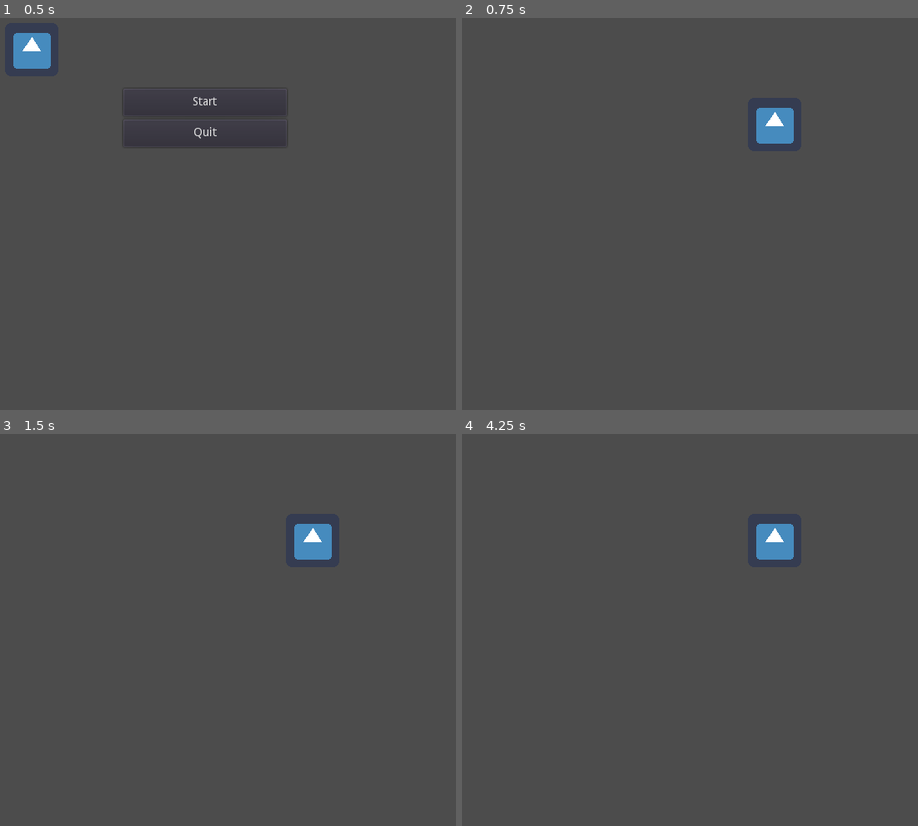
Above: before the commit, frames 1-4 (two rows, left to right).
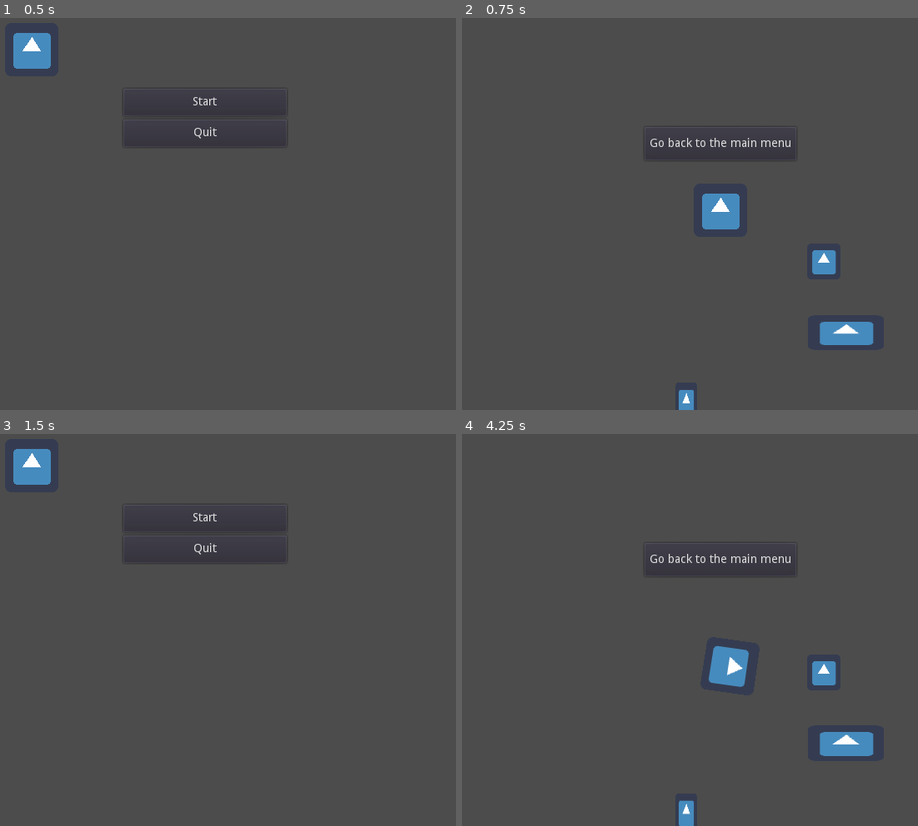
Above: after the commit, the same moments.

Repository: svntax/LD41-C2IG
Game: Godot game, scene res://Scenes/main_menu.tscn
Same seed, same stepped clock (60 frames per second), same inputs: the game is played once before the commit and once after it. The engine's default icon, where the game draws it, is replaced by a stand-in: a white triangle on a blue panel in a dark square.
Inputs (mouse positions are in pixels of both pictures, inside the frame that each line leads up to):
- Up to frame 1 (0.5 s): no input
- Up to frame 2 (0.75 s): click "Start" at 0.5 s
- Up to frame 3 (1.5 s): click (259, 559) at 1.25 s, where only the run after the commit has a clickable "Go back to the main menu"
- Up to frame 4 (4.25 s): click (667, 520) at 2 s, where only the run after the commit has a clickable "Start"; tap Enter at 2.75 s; hold D (STEER_RIGHT, bound only after the commit) 2.78-3.53 s; tap Space (RIDE_VEHICLE, bound only after the commit) at 2.85, 3.6 s; hold S (BRAKE, bound only after the commit) from 3.53 s (still down)

Frame 1 is identical in both runs. In frame 2, 3.0% of the frame differs, in the area x 41-91%, y 22-100%; in frame 3, 1.7%; in frame 4, 3.1%.

Commit message:
Setup for walking and vehicle controls

Diff:
--- a/Scenes/gameplay.tscn
+++ b/Scenes/gameplay.tscn
@@ -1,43 +1,43 @@
-[gd_scene load_steps=3 format=2]
+[gd_scene load_steps=4 format=2]
 
-[ext_resource path="res://icon.png" type="Texture" id=1]
-[ext_resource path="res://Scenes/pause_menu_ui.tscn" type="PackedScene" id=2]
+[ext_resource path="res://Scenes/player.tscn" type="PackedScene" id=1]
+[ext_resource path="res://icon.png" type="Texture" id=2]
+[ext_resource path="res://Scenes/pause_menu_ui.tscn" type="PackedScene" id=3]
 
-[node name="Game" type="Node2D" index="0"]
+[node name="Game" type="Node2D"]
 
-[node name="Sprite" type="Sprite" parent="." index="0"]
+[node name="PlayerRoot" parent="." index="0" instance=ExtResource( 1 )]
 
-position = Vector2( 385.05, 137.359 )
-texture = ExtResource( 1 )
+position = Vector2( 158.667, 131.944 )
 
-[node name="Camera2D" type="Camera2D" parent="." index="1"]
+[node name="Sprite" type="Sprite" parent="." index="1"]
 
-anchor_mode = 0
-rotating = false
-current = false
-zoom = Vector2( 1, 1 )
-limit_left = -10000000
-limit_top = -10000000
-limit_right = 10000000
-limit_bottom = 10000000
-limit_smoothed = false
-drag_margin_h_enabled = true
-drag_margin_v_enabled = true
-smoothing_enabled = false
-smoothing_speed = 5.0
-offset_v = 0.0
-offset_h = 0.0
-drag_margin_left = 0.2
-drag_margin_top = 0.2
-drag_margin_right = 0.2
-drag_margin_bottom = 0.2
-editor_draw_screen = true
-editor_draw_limits = false
-editor_draw_drag_margin = false
+position = Vector2( 117.856, 362.182 )
+scale = Vector2( 0.403447, 0.727701 )
+texture = ExtResource( 2 )
 
-[node name="PauseMenuUI" parent="." index="2" instance=ExtResource( 2 )]
+[node name="Sprite2" type="Sprite" parent="." index="2"]
 
-visible = false
+position = Vector2( 309.395, 278.75 )
+scale = Vector2( 1.4155, 0.665066 )
+texture = ExtResource( 2 )
+
+[node name="Sprite3" type="Sprite" parent="." index="3"]
+
+position = Vector2( 282.561, 193.622 )
+scale = Vector2( 0.634774, 0.665065 )
+texture = ExtResource( 2 )
+
+[node name="CanvasLayer" type="CanvasLayer" parent="." index="4"]
+
+layer = 1
+offset = Vector2( 0, 0 )
+rotation = 0.0
+scale = Vector2( 1, 1 )
+transform = Transform2D( 1, 0, 0, 1, 0, 0 )
+
+[node name="PauseMenuUI" parent="CanvasLayer" index="0" instance=ExtResource( 3 )]
+
 margin_left = 229.0
 margin_top = 140.0
 margin_right = 411.0
--- a/Scenes/main_menu.tscn
+++ b/Scenes/main_menu.tscn
@@ -3,7 +3,7 @@
 [ext_resource path="res://Scenes/main_menu_ui.tscn" type="PackedScene" id=1]
 [ext_resource path="res://icon.png" type="Texture" id=2]
 
-[node name="MainMenu" type="Node" index="0"]
+[node name="MainMenu" type="Node"]
 
 [node name="MainMenuUI" parent="." index="0" instance=ExtResource( 1 )]
 
--- /dev/null
+++ b/Scenes/player.tscn
@@ -0,0 +1,71 @@
+[gd_scene load_steps=4 format=2]
+
+[ext_resource path="res://Scripts/player_controls.gd" type="Script" id=1]
+[ext_resource path="res://icon.png" type="Texture" id=2]
+
+[sub_resource type="RectangleShape2D" id=1]
+
+custom_solver_bias = 0.0
+extents = Vector2( 32, 32 )
+
+[node name="PlayerRoot" type="Node2D" index="0"]
+
+[node name="PlayerRigidBody" type="RigidBody2D" parent="." index="0"]
+
+input_pickable = false
+collision_layer = 1
+collision_mask = 1
+mode = 0
+mass = 1.0
+friction = 1.0
+bounce = 0.0
+gravity_scale = 1.0
+custom_integrator = false
+continuous_cd = 0
+contacts_reported = 0
+contact_monitor = false
+sleeping = false
+can_sleep = true
+linear_velocity = Vector2( 0, 0 )
+linear_damp = 4.0
+angular_velocity = 0.0
+angular_damp = 4.0
+script = ExtResource( 1 )
+_sections_unfolded = [ "Angular", "Linear" ]
+WALK_SPEED = 10
+STEERING_SPEED = 8
+ACCELERATION = 16
+BRAKE_AMOUNT = 4
+
+[node name="CollisionShape2D" type="CollisionShape2D" parent="PlayerRigidBody" index="0"]
+
+shape = SubResource( 1 )
+
+[node name="WalkingSprite" type="Sprite" parent="PlayerRigidBody" index="1"]
+
+texture = ExtResource( 2 )
+
+[node name="Camera2D" type="Camera2D" parent="PlayerRigidBody" index="2"]
+
+anchor_mode = 1
+rotating = false
+current = true
+zoom = Vector2( 1, 1 )
+limit_left = -10000000
+limit_top = -10000000
+limit_right = 10000000
+limit_bottom = 10000000
+limit_smoothed = false
+drag_margin_h_enabled = true
+drag_margin_v_enabled = true
+smoothing_enabled = false
+smoothing_speed = 5.0
+offset_v = 0.0
+offset_h = 0.0
+drag_margin_left = 0.2
+drag_margin_top = 0.2
+drag_margin_right = 0.2
+drag_margin_bottom = 0.2
+editor_draw_screen = true
+editor_draw_limits = false
+editor_draw_drag_margin = false
--- /dev/null
+++ b/Scripts/player_controls.gd
@@ -0,0 +1,55 @@
+extends RigidBody2D
+
+#Walking constants, adjustable
+export (int) var WALK_SPEED = 10
+
+#Vehicle constants, adjustable
+export (int) var STEERING_SPEED = 8
+export (int) var ACCELERATION = 16
+export (int) var BRAKE_AMOUNT = 4
+
+#For switching between both movement controls
+var VEHICLE_MODE = false
+
+func _ready():
+    pass
+
+#General update loop
+func _process(delta):
+    if(Input.is_action_just_pressed("RIDE_VEHICLE")):
+        if(VEHICLE_MODE):
+            #Get out of the vehicle, back to walking
+            VEHICLE_MODE = false
+        else:
+            #TODO only if near vehicle, for now just a simple toggle
+            VEHICLE_MODE = true
+
+#Update loop for handling anything physics related
+func _physics_process(delta):
+    if(VEHICLE_MODE):
+        #Driving controls, uses apply_impulse() at different offsets
+        #depending on whether the player is steering left and right
+        #or just accelerating or braking
+        if(Input.is_action_pressed("STEER_LEFT")):
+            self.apply_impulse(Vector2(-8, 0), Vector2(0, STEERING_SPEED))
+            self.apply_impulse(Vector2(8, 0), Vector2(0, -STEERING_SPEED))
+        if(Input.is_action_pressed("STEER_RIGHT")):
+            self.apply_impulse(Vector2(-8, 0), Vector2(0, -STEERING_SPEED))
+            self.apply_impulse(Vector2(8, 0), Vector2(0, STEERING_SPEED))
+        if(Input.is_action_pressed("DRIVE_FORWARD")):
+            var vx = cos(self.rotation) * ACCELERATION
+            var vy = sin(self.rotation) * ACCELERATION
+            self.apply_impulse(Vector2(0, 0), Vector2(vx, vy))
+        if(Input.is_action_pressed("BRAKE")):
+            #TODO brake
+            pass
+    else:
+        #Walking controls, uses apply_impulse() with an offset of (0, 0)
+        if(Input.is_action_pressed("WALK_LEFT")):
+            self.apply_impulse(Vector2(0, 0), Vector2(-WALK_SPEED, 0))
+        if(Input.is_action_pressed("WALK_RIGHT")):
+            self.apply_impulse(Vector2(0, 0), Vector2(WALK_SPEED, 0))
+        if(Input.is_action_pressed("WALK_UP")):
+            self.apply_impulse(Vector2(0, 0), Vector2(0, -WALK_SPEED))
+        if(Input.is_action_pressed("WALK_DOWN")):
+            self.apply_impulse(Vector2(0, 0), Vector2(0, WALK_SPEED))
--- a/project.godot
+++ b/project.godot
@@ -25,6 +25,36 @@
 
 PAUSE=[ Object(InputEventKey,"resource_local_to_scene":false,"resource_name":"","device":0,"alt":false,"shift":false,"control":false,"meta":false,"command":false,"pressed":false,"scancode":16777217,"unicode":0,"echo":false,"script":null)
  ]
+WALK_LEFT=[ Object(InputEventKey,"resource_local_to_scene":false,"resource_name":"","device":0,"alt":false,"shift":false,"control":false,"meta":false,"command":false,"pressed":false,"scancode":16777231,"unicode":0,"echo":false,"script":null)
+, Object(InputEventKey,"resource_local_to_scene":false,"resource_name":"","device":0,"alt":false,"shift":false,"control":false,"meta":false,"command":false,"pressed":false,"scancode":65,"unicode":0,"echo":false,"script":null)
+ ]
+WALK_RIGHT=[ Object(InputEventKey,"resource_local_to_scene":false,"resource_name":"","device":0,"alt":false,"shift":false,"control":false,"meta":false,"command":false,"pressed":false,"scancode":16777233,"unicode":0,"echo":false,"script":null)
+, Object(InputEventKey,"resource_local_to_scene":false,"resource_name":"","device":0,"alt":false,"shift":false,"control":false,"meta":false,"command":false,"pressed":false,"scancode":68,"unicode":0,"echo":false,"script":null)
+ ]
+WALK_UP=[ Object(InputEventKey,"resource_local_to_scene":false,"resource_name":"","device":0,"alt":false,"shift":false,"control":false,"meta":false,"command":false,"pressed":false,"scancode":16777232,"unicode":0,"echo":false,"script":null)
+, Object(InputEventKey,"resource_local_to_scene":false,"resource_name":"","device":0,"alt":false,"shift":false,"control":false,"meta":false,"command":false,"pressed":false,"scancode":87,"unicode":0,"echo":false,"script":null)
+ ]
+WALK_DOWN=[ Object(InputEventKey,"resource_local_to_scene":false,"resource_name":"","device":0,"alt":false,"shift":false,"control":false,"meta":false,"command":false,"pressed":false,"scancode":16777234,"unicode":0,"echo":false,"script":null)
+, Object(InputEventKey,"resource_local_to_scene":false,"resource_name":"","device":0,"alt":false,"shift":false,"control":false,"meta":false,"command":false,"pressed":false,"scancode":83,"unicode":0,"echo":false,"script":null)
+ ]
+RIDE_VEHICLE=[ Object(InputEventKey,"resource_local_to_scene":false,"resource_name":"","device":0,"alt":false,"shift":false,"control":false,"meta":false,"command":false,"pressed":false,"scancode":32,"unicode":0,"echo":false,"script":null)
+ ]
+STEER_LEFT=[ Object(InputEventKey,"resource_local_to_scene":false,"resource_name":"","device":0,"alt":false,"shift":false,"control":false,"meta":false,"command":false,"pressed":false,"scancode":65,"unicode":0,"echo":false,"script":null)
+, Object(InputEventKey,"resource_local_to_scene":false,"resource_name":"","device":0,"alt":false,"shift":false,"control":false,"meta":false,"command":false,"pressed":false,"scancode":16777231,"unicode":0,"echo":false,"script":null)
+ ]
+STEER_RIGHT=[ Object(InputEventKey,"resource_local_to_scene":false,"resource_name":"","device":0,"alt":false,"shift":false,"control":false,"meta":false,"command":false,"pressed":false,"scancode":68,"unicode":0,"echo":false,"script":null)
+, Object(InputEventKey,"resource_local_to_scene":false,"resource_name":"","device":0,"alt":false,"shift":false,"control":false,"meta":false,"command":false,"pressed":false,"scancode":16777233,"unicode":0,"echo":false,"script":null)
+ ]
+DRIVE_FORWARD=[ Object(InputEventKey,"resource_local_to_scene":false,"resource_name":"","device":0,"alt":false,"shift":false,"control":false,"meta":false,"command":false,"pressed":false,"scancode":87,"unicode":0,"echo":false,"script":null)
+, Object(InputEventKey,"resource_local_to_scene":false,"resource_name":"","device":0,"alt":false,"shift":false,"control":false,"meta":false,"command":false,"pressed":false,"scancode":16777232,"unicode":0,"echo":false,"script":null)
+ ]
+BRAKE=[ Object(InputEventKey,"resource_local_to_scene":false,"resource_name":"","device":0,"alt":false,"shift":false,"control":false,"meta":false,"command":false,"pressed":false,"scancode":83,"unicode":0,"echo":false,"script":null)
+, Object(InputEventKey,"resource_local_to_scene":false,"resource_name":"","device":0,"alt":false,"shift":false,"control":false,"meta":false,"command":false,"pressed":false,"scancode":16777234,"unicode":0,"echo":false,"script":null)
+ ]
+
+[physics]
+
+2d/default_gravity=0
 
 [rendering]
 
